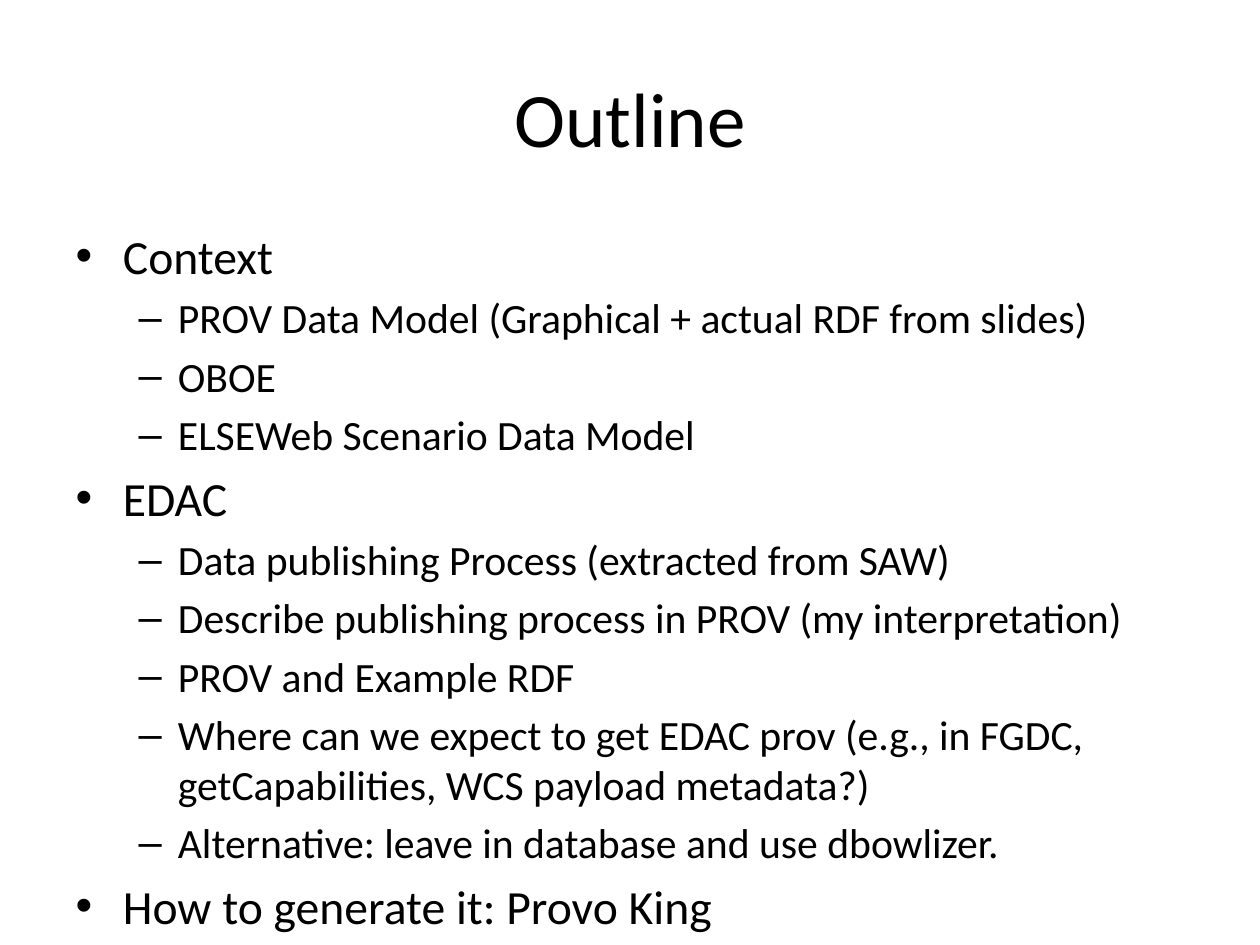
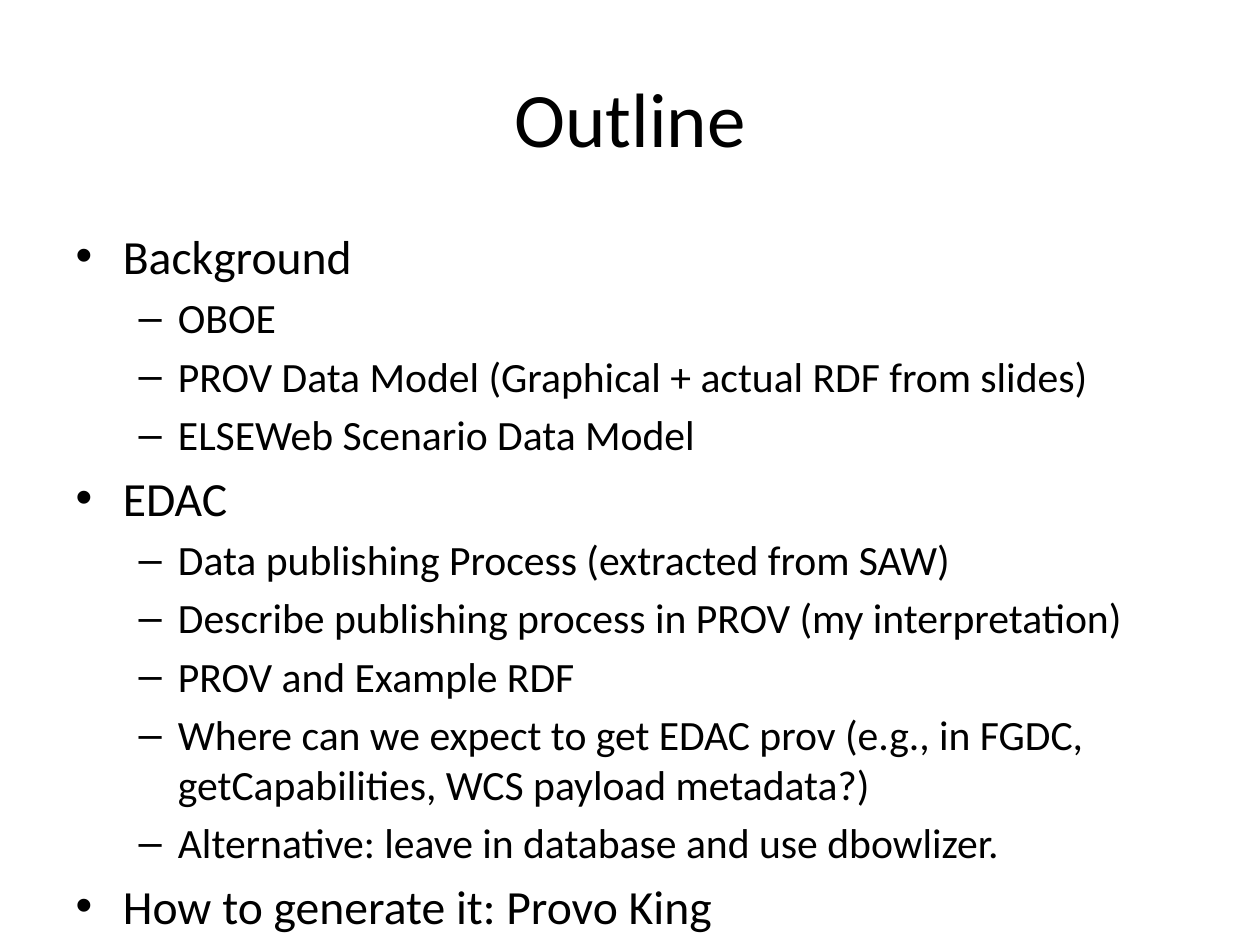
Before and after one commit to roomthily/ELSeWeb, a slide deck: slide 2 of documents/presentations/2013/ELSEweb-EDAC-PROV.pptx. Drawn at 1260x945 pixels with LibreOffice and Linux fonts; fonts in the diff are those of the drawing. Boxes give left, top, right and bottom in pixels: in the first picture for what was removed or moved away, otherwise in the second. Text is boxed around its words. In the diff, an @@ line names an element or a change of style, - is before the commit and + after.

```diff
--- a/documents/presentations/2013/ELSEweb-EDAC-PROV.pptx
+++ b/documents/presentations/2013/ELSEweb-EDAC-PROV.pptx
@@ text at bbox=[123, 241, 352, 334]: text changed @@
-• Context
+• Background
+  – OBOE
@@ text at bbox=[178, 365, 276, 393]: paragraph removed @@
-  – OBOE
```
Also in this commit, not shown: 2 slides added, 1 slide removed, 5 other files.
